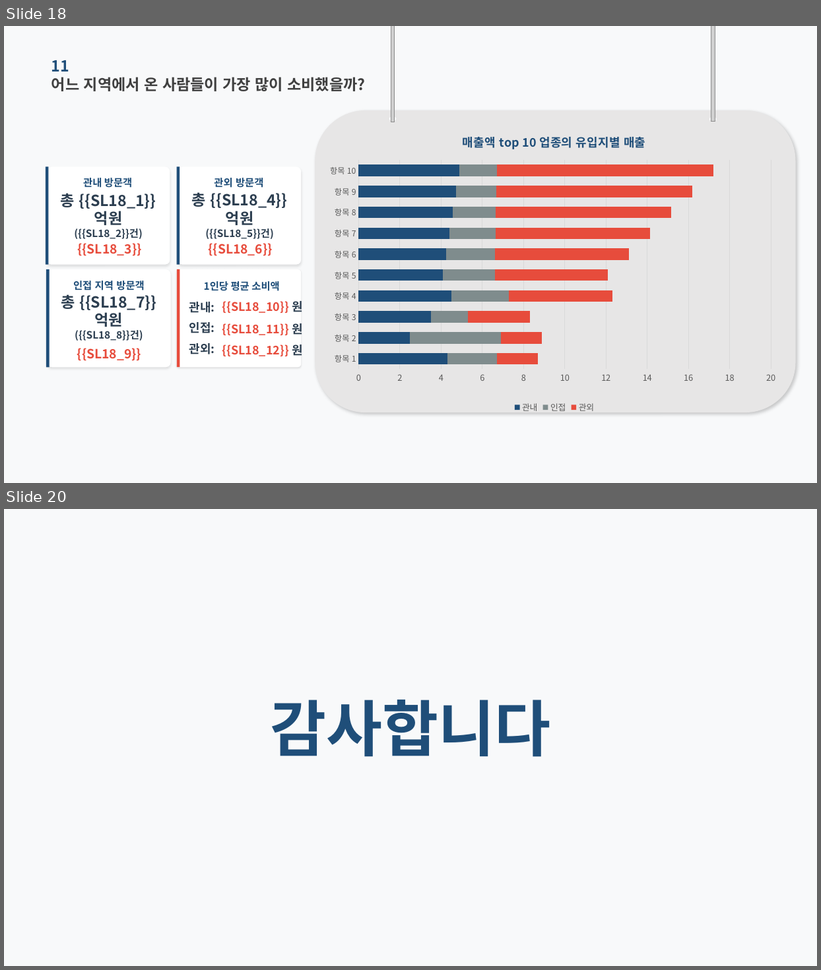
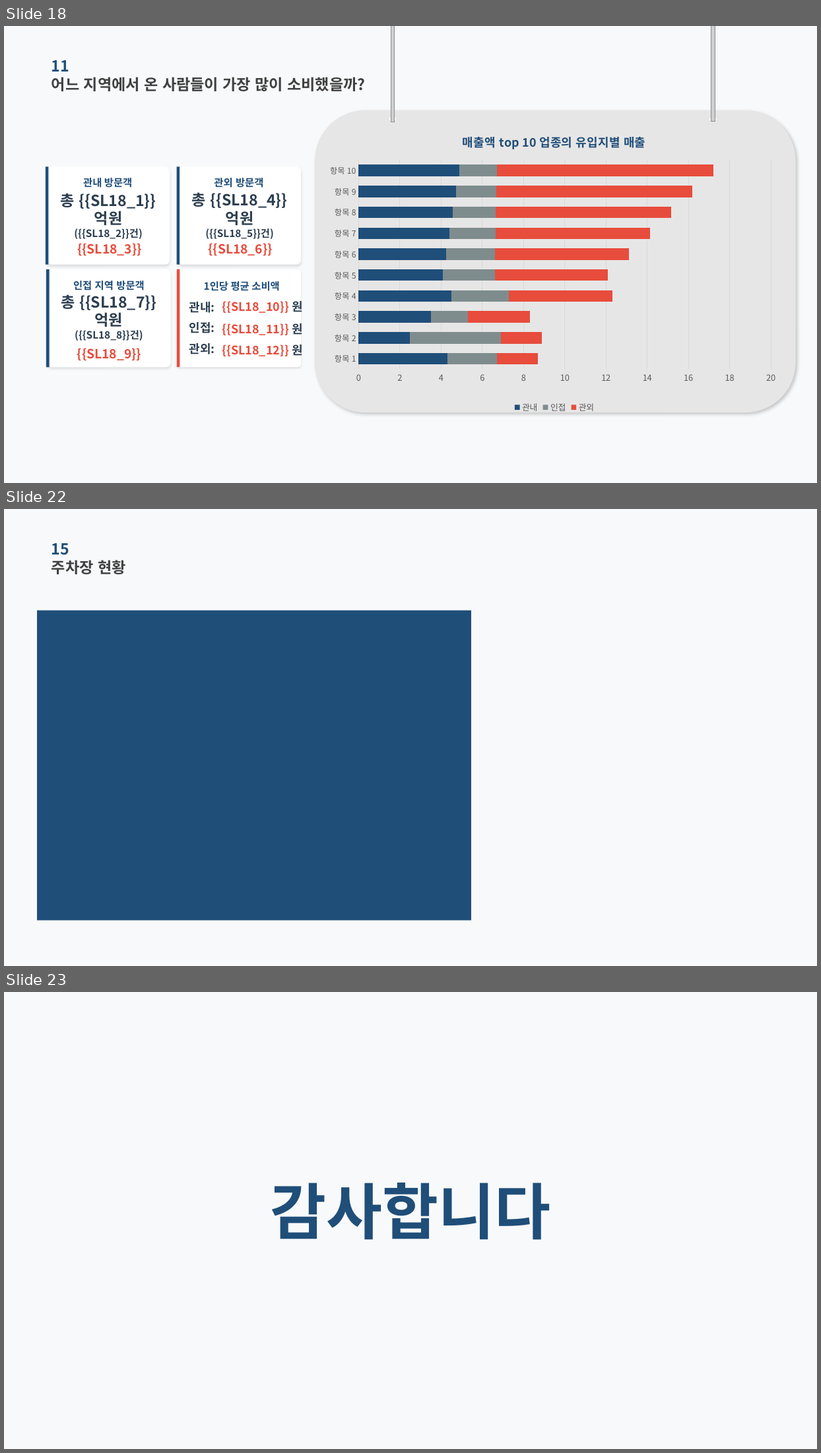
Before and after one commit to roddms/auto-report, a slide deck: template/master.pptx. Shown one above the other, each under a label of ours: slides 18 and 20 before the commit, slides 18, 22 and 23 after it; the slides between them are not shown. The pictures are 821x970 and 821x1453 pixels, drawn with LibreOffice and Linux fonts; fonts in the diff are those of the drawing; grey boxes stand for pictures; background and template pictures are left out. Boxes give left, top, right and bottom in pixels: in the first picture for what was removed or moved away, otherwise in the second. Text is boxed around its words. In the diff, an @@ line names an element or a change of style, - is before the commit and + after.

```diff
--- a/template/master.pptx
+++ b/template/master.pptx
@@ slide 22 added at box(4, 509, 817, 966), background #F8F9FA @@
@@ text added at box(52, 543, 69, 555), 18 pt, text #1F4E79, bold @@
+15
@@ text added at box(52, 560, 126, 574), 18 pt, text #404040, bold @@
+주차장 현황
@@ rectangle added at box(37, 610, 471, 921), fill #1F4E79 @@
@@ what was slide 20 is now slide 23 @@
```
Also in this commit, not shown: 4 slides changed, 2 other slides added, 10 other files.
